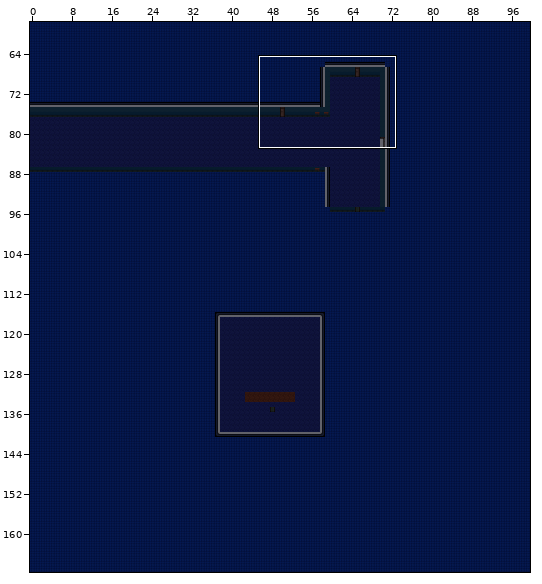
Level history. Tiled map: game/assets/tiles/maze.tmx. The picture above shows the old version from afar; the outline marks the close-up.
Close-up. Before the edit:
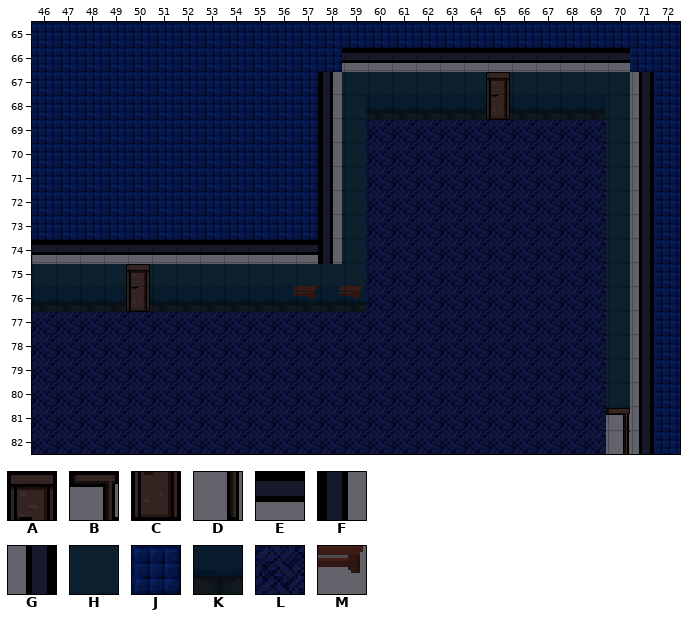
Cells are 16x16 px. Shown: x 46..72, y 65..82. The commit also changed other parts of the map, which this record leaves out.
Key: from "furniture_tileset_v2": A 418, B 422, C 449, D 453; from "parede_chao_tileset_v2": E 2, F 6, G 8, H 23, J 27, K 28, L 33; from "tileset": M 72.
_ is an empty cell.
Objects are placed by their top-left corner, in cells (3,4 is the top-left corner of cell 3,4); size is 1x1 cell unless given.
Layer "Maze" before, first column x 46:
65 JJJJJJJJJJJJJJJJJJJJJJJJJJJ
66 JJJJJJJJJJJJJEEEEEEEEEEEEJJ
67 JJJJJJJJJJJJFHHHHHHAHHHHHGJ
68 JJJJJJJJJJJJFHKKKKKCKKKKHGJ
69 JJJJJJJJJJJJFHLLLLLLLLLLHGJ
70 JJJJJJJJJJJJFHLLLLLLLLLLHGJ
71 JJJJJJJJJJJJFHLLLLLLLLLLHGJ
72 JJJJJJJJJJJJFHLLLLLLLLLLHGJ
73 JJJJJJJJJJJJFHLLLLLLLLLLHGJ
74 EEEEEEEEEEEEFHLLLLLLLLLLHGJ
75 HHHHAHHHHHHHHHLLLLLLLLLLHGJ
76 KKKKCKKKKKKKKKLLLLLLLLLLHGJ
77 LLLLLLLLLLLLLLLLLLLLLLLLHGJ
78 LLLLLLLLLLLLLLLLLLLLLLLLHGJ
79 LLLLLLLLLLLLLLLLLLLLLLLLHGJ
80 LLLLLLLLLLLLLLLLLLLLLLLLHGJ
81 LLLLLLLLLLLLLLLLLLLLLLLLBGJ
82 LLLLLLLLLLLLLLLLLLLLLLLLDGJ
Objects on layer "Camada de Objetos 1" before:
M "saint" at 58.8,76
M "saint" at 56.9,76
Once edited:
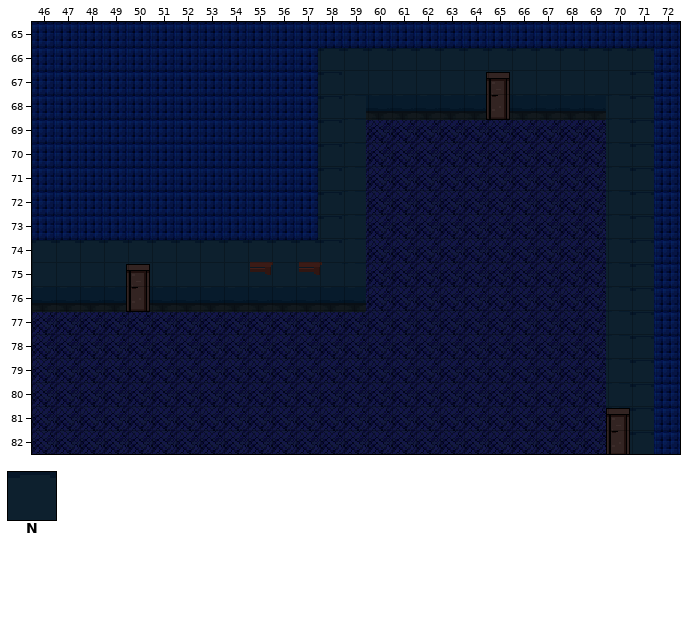
Further tiles: from "parede_chao_tileset_v2": N 18.
What changed:
Layer "Maze":
y 66: x 58..71 JEEEEEEEEEEEEJ -> NNNNNNNNNNNNNN
y 67..73: x 58 F -> N; x 71 G -> N
y 74: x 46..58 EEEEEEEEEEEEF -> NNNNNNNNNNNNN; x 71 G -> N
y 75..80: x 71 G -> N
y 81: x 70..71 BG -> AN
y 82: x 70..71 DG -> CN
Layer "Camada de Objetos 1":
changed: M "saint" at 58.8,76 -> M "saint" at 57.1,75
changed: M "saint" at 56.9,76 -> M "saint" at 55.1,75
Boxes around the changes in both close-ups, in picture pixels (x1, y1, x2, y2):
changed: (32, 48, 654, 454)
